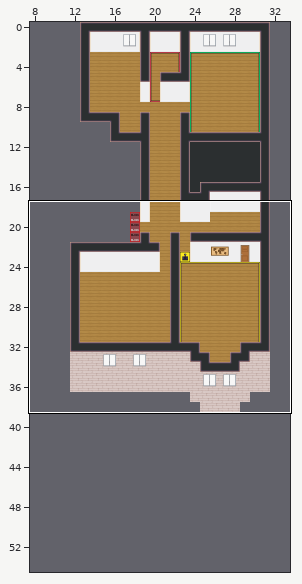
A Tiled map (JSON) gets an edit: map.tmj. Above, an overview of the earlier version with the close-up marked.
Close-up. Before the commit:
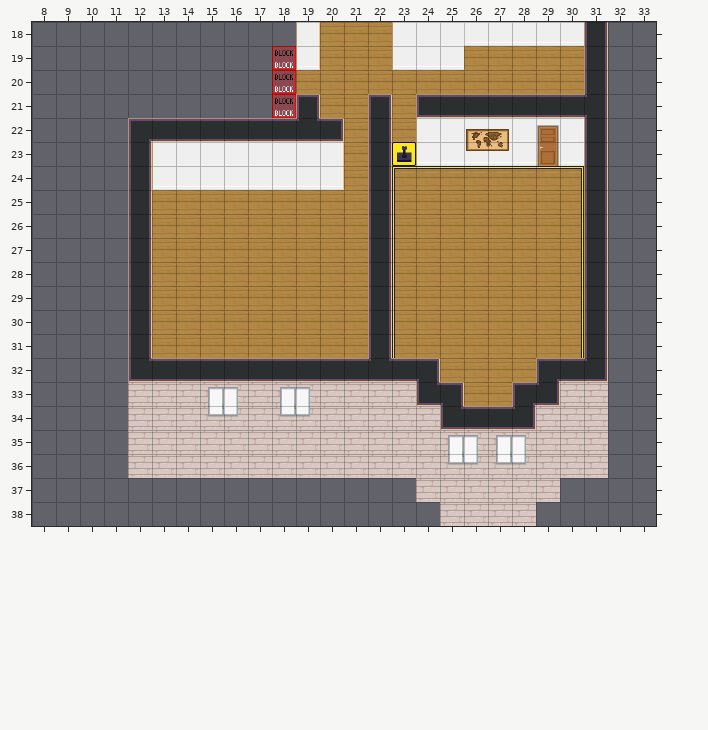
Cells are 32x32 px. Shown: x 8..33, y 18..38. The commit also changed other parts of the map, which this record leaves out.
New version:
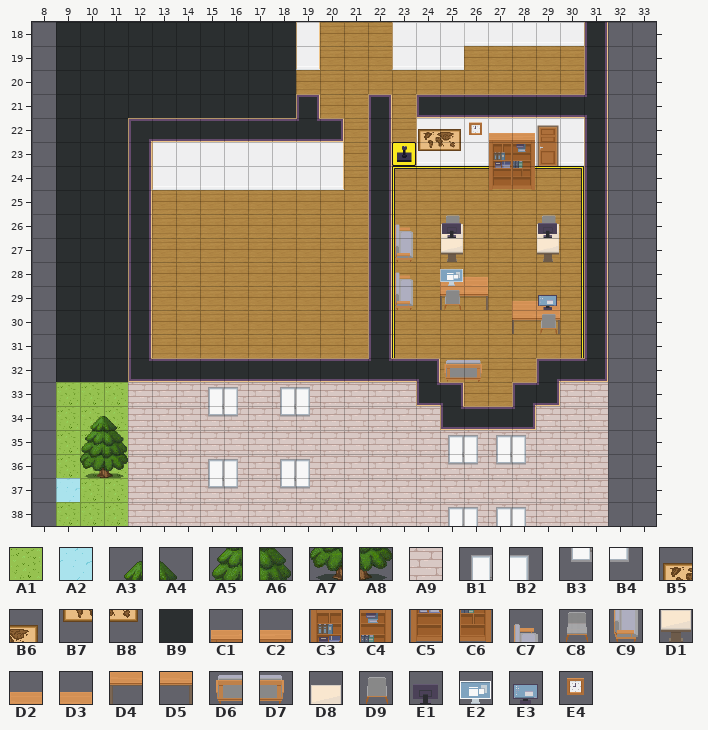
Key: from "Chunk 1": A1 3, A2 4, A3 6, A4 7, A5 8, A6 9, A7 10, A8 11, A9 15, B1 16, B2 17, B3 18, B4 19, B5 20, B6 21, B7 23, B8 24, B9 57, C1 78, C2 79, C3 80, C4 81, C5 82, C6 83, C7 84, C8 85, C9 86, D1 87, D2 88, D3 89, D4 90, D5 91, D6 92, D7 93, D8 104, D9 105, E1 108, E2 109, E3 110, E4 119.
__ is an empty cell.
Tiles of an added or newly shown layer are drawn over the layers below it.
Changes in this commit:
Layer "Boden/Fußboden unten":
The edit adds tile A1 in rows 33 to 36 at x 9 to 11; in row 37 at x 10 to 11; in row 38 at x 9 to 11.
The edit adds tile A2 in row 37 at x 9.
Layer "Boden/Fußboden oben" (added):
The edit adds tile A3 in row 34 at x 10.
The edit adds tile A4 in row 34 at x 11.
The edit adds tile A5 in row 35 at x 10.
The edit adds tile A6 in row 35 at x 11.
The edit adds tile A7 in row 36 at x 10.
The edit adds tile A8 in row 36 at x 11.
Layer "Mauern":
The edit adds tile A9 in row 37 at x 12 to 23 and 30 to 31; in row 38 at x 12 to 24 and 29 to 31.
Layer "Einrichtung/Einrichtung unten" (added):
The edit adds tile C1 in row 22 at x 27.
The edit adds tile C2 in row 22 at x 28.
The edit adds tile C3 in row 23 at x 27.
The edit adds tile C4 in row 23 at x 28.
The edit adds tile C5 in row 24 at x 27.
The edit adds tile C6 in row 24 at x 28.
The edit adds tile C7 in row 26 at x 23; in row 28 at x 23.
The edit adds tile C8 in row 26 at x 25 and 29.
The edit adds tile C9 in row 27 at x 23; in row 29 at x 23.
The edit adds tile D1 in row 27 at x 25 and 29.
The edit adds tile D2 in row 28 at x 25; in row 29 at x 28.
The edit adds tile D3 in row 28 at x 26; in row 29 at x 29.
The edit adds tile D4 in row 29 at x 25; in row 30 at x 28.
The edit adds tile D5 in row 29 at x 26; in row 30 at x 29.
The edit adds tile D6 in row 32 at x 25.
The edit adds tile D7 in row 32 at x 26.
Layer "Einrichtung/Einrichtung Mitte" (added):
The edit adds tile D8 in row 26 at x 25 and 29.
The edit adds tile D9 in row 29 at x 25; in row 30 at x 29.
Layer "Einrichtung/Einrichtung oben" (added):
The edit adds tile E1 in row 26 at x 25 and 29.
The edit adds tile E2 in row 28 at x 25.
The edit adds tile E3 in row 29 at x 29.
Layer "Wandobjekte":
The edit adds tile B1 in row 36 at x 15 and 18; in row 38 at x 25 and 27.
The edit adds tile B2 in row 36 at x 16 and 19; in row 38 at x 26 and 28.
The edit adds tile B3 in row 37 at x 15 and 18.
The edit adds tile B4 in row 37 at x 16 and 19.
The edit adds tile B5 in row 22 at x 24.
The edit adds tile B6 in row 22 at x 25.
The edit adds tile B7 in row 23 at x 24.
The edit adds tile B8 in row 23 at x 25.
Tile B5 gives way to tile E4 in row 22 at x 26.
The edit erases tile B6 in row 22 at x 27.
The edit erases tile B7 in row 23 at x 26.
The edit erases tile B8 in row 23 at x 27.
Layer "Oben":
The edit adds tile B9 in rows 18 to 21 at x 9 to 18; in rows 22 to 32 at x 9 to 11.
